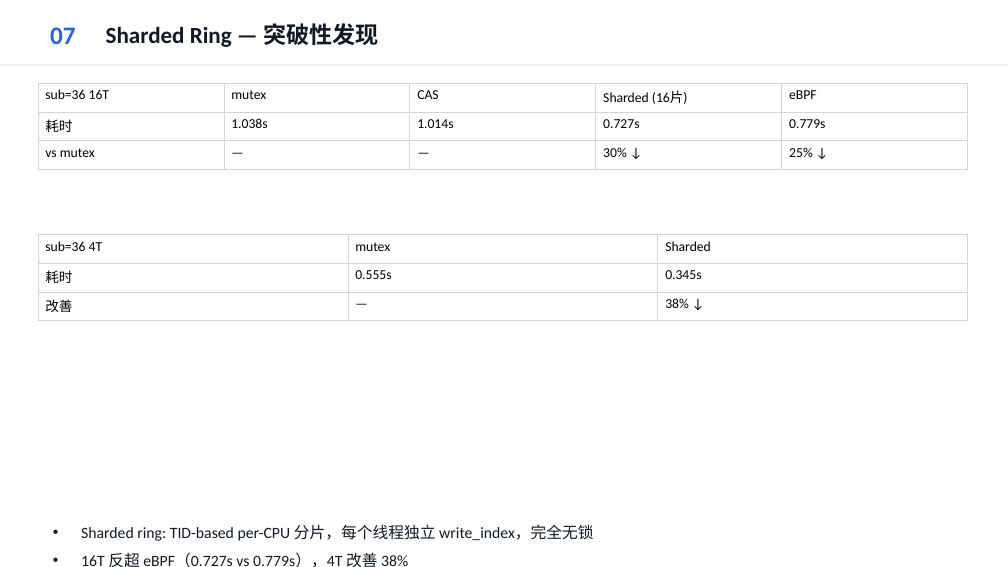
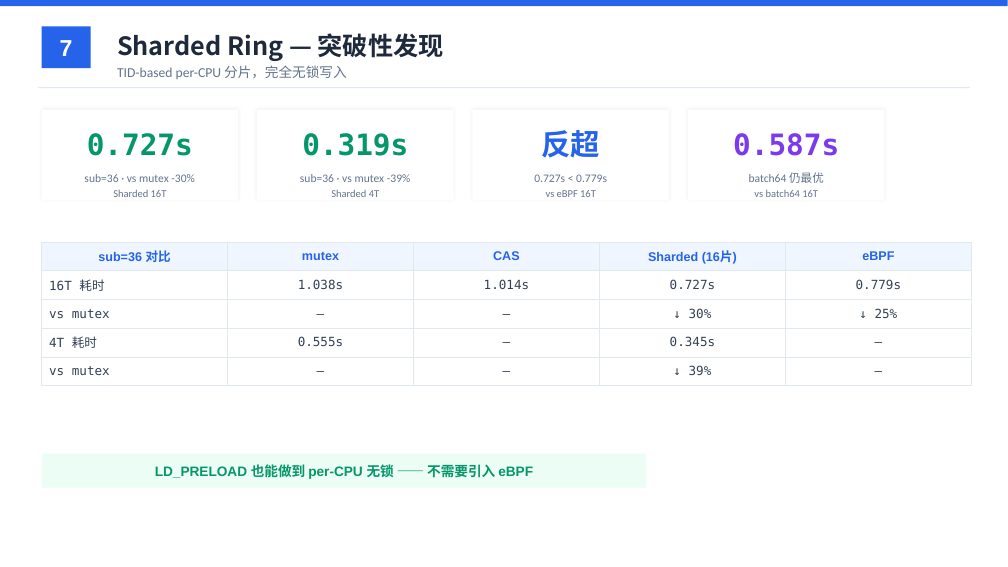
Before and after one commit to YiChiChen1106/Nativehook_linux_planb, a slide deck: slide 7 of presentation/native_hook_progress_2026-06-11.pptx. Drawn at 1008x567 pixels with LibreOffice and Linux fonts; fonts in the diff are those of the drawing. Boxes give left, top, right and bottom in pixels: in the first picture for what was removed or moved away, otherwise in the second. Text is boxed around its words. In the diff, an @@ line names an element or a change of style, - is before the commit and + after.

```diff
--- a/presentation/native_hook_progress_2026-06-11.pptx
+++ b/presentation/native_hook_progress_2026-06-11.pptx
@@ rectangle added at (0,0,1008,6), fill #2563EB @@
@@ rectangle added at (42,26,91,68), fill #2563EB @@
@@ text removed at (50,27,76,44) @@
-07
@@ text "Sharded Ring — 突破性发现": place and size @@
-text "Sharded Ring — 突破性发现" at (106,23,378,47)
+text "Sharded Ring — 突破性发现" at (117,33,444,61)
@@ text "Sharded Ring — 突破性发现" at (117,33,444,61): size 22 to 24 pt, font Calibri to Noto Sans CJK SC, text colour #111827 to #1E293B @@
@@ text added at (60,40,73,56), 22 pt, text #FFFFFF, bold @@
+7
@@ rectangle: place and size @@
-rectangle at (0,64,1008,66)
+rectangle at (38,87,970,88)
@@ rectangle at (38,87,970,88): fill #E5E7EB to #E2E8F0 @@
@@ text added at (117,65,347,79), 13 pt, text #64748B @@
+TID-based per-CPU 分片，完全无锁写入
@@ rectangle added at (42,110,238,200), fill #FFFFFF @@
@@ rectangle added at (257,110,454,200), fill #FFFFFF @@
@@ rectangle added at (473,110,669,200), fill #FFFFFF @@
@@ rectangle added at (688,110,885,200), fill #FFFFFF @@
@@ text added at (87,133,193,156), 28 pt, text #059669, bold @@
+0.727s
@@ text added at (302,133,408,156), 28 pt, text #059669, bold @@
+0.319s
@@ text added at (541,130,600,158), 28 pt, text #2563EB, bold @@
+反超
@@ text added at (733,133,839,156), 28 pt, text #7C3AED, bold @@
+0.587s
@@ text added at (84,174,195,182), 11 pt, text #64748B @@
+sub=36 · vs mutex -30%
@@ text added at (300,174,411,182), 11 pt, text #64748B @@
+sub=36 · vs mutex -39%
@@ text added at (534,174,607,182), 11 pt, text #64748B @@
+0.727s < 0.779s
@@ text added at (749,172,824,183), 11 pt, text #64748B @@
+batch64 仍最优
@@ text added at (113,190,167,197), 10 pt, text #64748B @@
+Sharded 16T
@@ text added at (331,190,379,197), 10 pt, text #64748B @@
+Sharded 4T
@@ text added at (546,190,596,197), 10 pt, text #64748B @@
+vs eBPF 16T
@@ text added at (754,190,818,197), 10 pt, text #64748B @@
+vs batch64 16T
@@ table removed at (38,234,968,316), 3 rows, 3 columns @@
-sub=36 4T | mutex | Sharded
-耗时 | 0.555s | 0.345s
-改善 | — | 38% ↓
@@ table at (42,242,972,379) @@
-row 1: sub=36 16T | mutex | CAS | Sharded (16片) | eBPF
-row 2: 耗时 | 1.038s | 1.014s | 0.727s | 0.779s
-row 3: vs mutex | — | — | 30% ↓ | 25% ↓
+row 1: sub=36 对比 | mutex | CAS | Sharded (16片) | eBPF
+row 2: 16T 耗时 | 1.038s | 1.014s | 0.727s | 0.779s
+row 3: vs mutex | — | — | ↓ 30% | ↓ 25%
+row 4: 4T 耗时 | 0.555s | — | 0.345s | —
+row 5: vs mutex | — | — | ↓ 39% | —
@@ table: place and size @@
-table at (38,83,968,161)
+table at (42,242,972,379)
@@ rectangle added at (42,454,647,488), fill #ECFDF5 @@
@@ text added at (155,464,533,479), 13 pt, text #059669, bold @@
+LD_PRELOAD 也能做到 per-CPU 无锁 —— 不需要引入 eBPF
@@ text removed at (81,524,593,567) @@
-• Sharded ring: TID-based per-CPU 分片，每个线程独立 write_index，完全无锁
-• 16T 反超 eBPF（0.727s vs 0.779s），4T 改善 38%
-• LD_PRELOAD 也能做到 per-CPU 无锁，不需要 eBPF
```
Also in this commit, not shown: 11 other slides changed, 2 other files.
